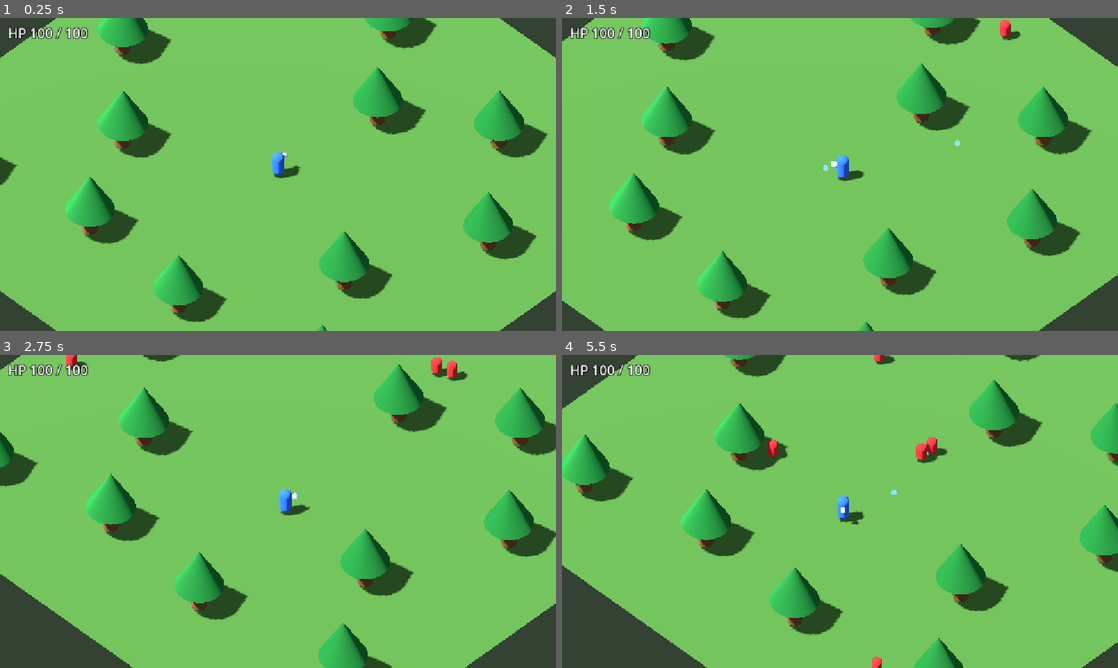
Above: before the commit, frames 1-4 (two rows, left to right).
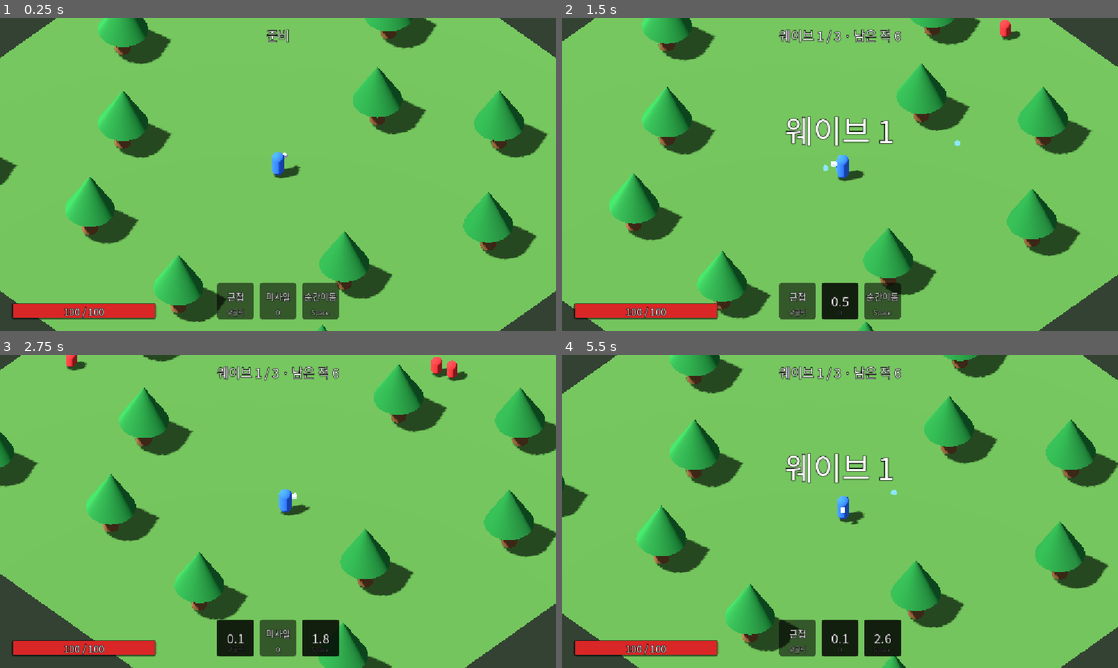
Above: after the commit, the same moments.

Repository: happymeal-studio/hades
Game: Godot game, scene res://scenes/Main.tscn
Two runs of this game, one before a commit and one after it. Both use one fixed random seed, a clock stepped at 60 frames per second and the inputs below.
Inputs (mouse positions are in pixels of both pictures, inside the frame that each line leads up to):
- Up to frame 1 (0.25 s): no input
- Up to frame 2 (1.5 s): tap Enter at 0.5 s; move the mouse to (962, 158) at 0.52 s; hold D (move_right) 0.53-1.28 s; hold Right mouse button (attack_melee) 0.53-1.28 s; tap Q (cast_missile) at 0.8, 1.35 s; move the mouse to (728, 190) at 1.27 s; hold S (move_down) from 1.28 s (still down)
- Up to frame 3 (2.75 s): tap Space (teleport) at 1.55, 2.1 s; move the mouse to (333, 442) at 2.02 s; release S (move_down) at 2.03 s; hold D (move_right) from 2.03 s (still down); hold Right mouse button (attack_melee) from 2.03 s (still down)
- Up to frame 4 (5.5 s): move the mouse to (812, 574) at 2.77 s; release D (move_right) at 2.78 s; release Right mouse button (attack_melee) at 2.78 s; hold W (move_up) 2.78-3.53 s; right-click (812, 574) at 2.85 s; tap Q (cast_missile) at 3.05 s; move the mouse to (1006, 558) at 3.52 s; hold Q (cast_missile) 3.53-4.28 s; hold A (move_left) 3.53-5.03 s; tap Space (teleport) at 3.8, 5.1 s; tap R (restart) at 4.15 s; move the mouse to (673, 464) at 4.27 s; click (673, 464) at 4.35 s; right-click (673, 464) at 4.55 s; move the mouse to (867, 511) at 5.02 s; hold S (move_down) from 5.03 s (still down); hold Q (cast_missile) from 5.03 s (still down)

The runs differ from the first frame. In frame 1, 4.2% of the frame differs, in the area x 1-61%, y 2-97%; in frame 2, 5.4%; in frame 3, 4.5%; in frame 4, 33%, in the area x 0-100%, y 0-100%.

Commit message:
7단계: HUD와 결과 화면
- 체력 바, 스킬 쿨다운 3칸, 웨이브 표시, 웨이브 시작 안내, 피격 비네트
- 승리/패배 결과 화면(처치 수, 걸린 시간), R 키로 다시 시작
- 한글은 시스템 폰트로 표시, HUD는 플레이어·WaveManager 신호만 듣도록 skill_used 신호 추가
- 확인용 임시 체력 표시 DebugHud 삭제

Co-Authored-By: Claude Opus 5.5 <noreply@anthropic.com>

Diff:
--- /dev/null
+++ b/scenes/HUD.tscn
@@ -0,0 +1,6 @@
+[gd_scene load_steps=2 format=3]
+
+[ext_resource type="Script" path="res://scripts/HUD.gd" id="1_hud"]
+
+[node name="HUD" type="CanvasLayer"]
+script = ExtResource("1_hud")
--- a/scenes/Main.tscn
+++ b/scenes/Main.tscn
@@ -5,7 +5,7 @@
 [ext_resource type="Script" path="res://scripts/CameraRig.gd" id="3_camera_rig"]
 [ext_resource type="Script" path="res://scripts/GroundRing.gd" id="4_ground_ring"]
 [ext_resource type="PackedScene" path="res://scenes/MeleeEnemy.tscn" id="5_melee"]
-[ext_resource type="Script" path="res://scripts/DebugHud.gd" id="6_debug_hud"]
+[ext_resource type="PackedScene" path="res://scenes/HUD.tscn" id="6_hud"]
 [ext_resource type="PackedScene" path="res://scenes/MagicMissile.tscn" id="7_missile"]
 [ext_resource type="Script" path="res://scripts/ShaderPrewarm.gd" id="8_prewarm"]
 [ext_resource type="PackedScene" path="res://scenes/RangedEnemy.tscn" id="9_ranged"]
@@ -236,5 +236,5 @@
 script = ExtResource("8_prewarm")
 scenes = Array[PackedScene]([ExtResource("7_missile"), ExtResource("11_arrow"), ExtResource("5_melee"), ExtResource("9_ranged"), ExtResource("10_brute")])
 
-[node name="DebugHud" type="CanvasLayer" parent="."]
-script = ExtResource("6_debug_hud")
+[node name="HUD" parent="." node_paths=PackedStringArray("wave_manager") instance=ExtResource("6_hud")]
+wave_manager = NodePath("../WaveManager")
--- a/scripts/DebugHud.gd
+++ /dev/null
@@ -1,21 +0,0 @@
-extends CanvasLayer
-## 3단계 확인용 임시 체력 표시. 7단계에서 HUD를 만들면 지운다.
-
-var _label: Label
-
-
-func _ready() -> void:
-	_label = Label.new()
-	_label.position = Vector2(16, 12)
-	_label.add_theme_font_size_override("font_size", 28)
-	_label.add_theme_color_override("font_outline_color", Color.BLACK)
-	_label.add_theme_constant_override("outline_size", 6)
-	add_child(_label)
-	var player = get_tree().get_first_node_in_group("player")
-	player.health_changed.connect(_on_health_changed)
-	player.died.connect(func(): _label.text += "  (쓰러짐)")
-	_on_health_changed(player.health, player.max_health)
-
-
-func _on_health_changed(current: float, maximum: float) -> void:
-	_label.text = "HP %d / %d" % [current, maximum]
--- /dev/null
+++ b/scripts/HUD.gd
@@ -0,0 +1,292 @@
+extends CanvasLayer
+## 화면 UI: 체력 바, 스킬 쿨다운 3칸, 웨이브 표시, 웨이브 안내, 피격 비네트, 결과 화면.
+## 플레이어·WaveManager의 신호만 듣는다. 결과 화면을 띄울 때만 WaveManager의 처치 수·경과 시간을 읽는다.
+
+@export var wave_manager: Node
+@export var announce_time := 1.5
+@export var vignette_time := 0.2
+## 쓰러진 뒤 / 마지막 적을 잡은 뒤 결과 화면이 뜨기까지
+@export var defeat_delay := 1.0
+@export var victory_delay := 0.6
+@export var font_names := PackedStringArray(["Apple SD Gothic Neo", "Malgun Gothic", "Noto Sans CJK KR", "NanumGothic", "sans-serif"])
+
+const SKILLS := [
+	{"id": &"melee", "name": "근접", "key": "우클릭"},
+	{"id": &"missile", "name": "미사일", "key": "Q"},
+	{"id": &"teleport", "name": "순간이동", "key": "Space"},
+]
+const SLOT_SIZE := 76.0
+const SLOT_GAP := 12.0
+const MARGIN := 24.0
+
+const VIGNETTE_SHADER := """
+shader_type canvas_item;
+uniform float intensity : hint_range(0.0, 1.0) = 0.0;
+void fragment() {
+	float edge = smoothstep(0.8, 1.45, length((UV - 0.5) * 2.0));
+	COLOR = vec4(0.85, 0.0, 0.0, edge * 0.6 * intensity);
+}
+"""
+
+var _player: Node3D
+var _root: Control
+var _health_fill: ColorRect
+var _health_label: Label
+var _wave_label: Label
+var _announce_label: Label
+var _vignette: ColorRect
+var _result: Control
+var _result_title: Label
+var _result_stats: Label
+## 스킬 id → {overlay, time_label, name_label, left}
+var _slots := {}
+var _wave_number := 0
+var _wave_count := 0
+var _announce_tween: Tween
+var _vignette_tween: Tween
+var _result_shown := false
+
+
+func _ready() -> void:
+	_player = get_tree().get_first_node_in_group("player")
+	_build()
+	_player.health_changed.connect(_on_health_changed)
+	_player.died.connect(_on_player_died)
+	_player.skill_used.connect(_on_skill_used)
+	wave_manager.wave_started.connect(_on_wave_started)
+	wave_manager.remaining_changed.connect(_on_remaining_changed)
+	wave_manager.all_waves_cleared.connect(_on_all_waves_cleared)
+	_set_health(_player.health, _player.max_health)
+
+
+func _process(delta: float) -> void:
+	if Input.is_action_just_pressed("restart"):
+		get_tree().reload_current_scene()
+		return
+	for id in _slots:
+		var slot: Dictionary = _slots[id]
+		if slot.left <= 0.0:
+			continue
+		slot.left = maxf(slot.left - delta, 0.0)
+		slot.overlay.visible = slot.left > 0.0
+		slot.time_label.visible = slot.left > 0.0
+		slot.name_label.visible = slot.left <= 0.0
+		slot.time_label.text = "%.1f" % slot.left
+
+
+# --- 신호 --------------------------------------------------------------
+
+func _on_health_changed(current: float, maximum: float) -> void:
+	_set_health(current, maximum)
+	_flash_vignette()
+
+
+func _on_skill_used(skill: StringName, cooldown: float) -> void:
+	if _slots.has(skill):
+		_slots[skill].left = cooldown
+		_slots[skill].name_label.visible = false
+
+
+func _on_wave_started(wave_number: int, wave_count: int) -> void:
+	_wave_number = wave_number
+	_wave_count = wave_count
+	_announce("웨이브 %d" % wave_number)
+
+
+func _on_remaining_changed(remaining: int) -> void:
+	_wave_label.text = "웨이브 %d / %d · 남은 적 %d" % [_wave_number, _wave_count, remaining]
+
+
+func _on_player_died() -> void:
+	await get_tree().create_timer(defeat_delay).timeout
+	_show_result("쓰러졌다…")
+
+
+func _on_all_waves_cleared() -> void:
+	await get_tree().create_timer(victory_delay).timeout
+	_show_result("승리!")
+
+
+# --- 표시 --------------------------------------------------------------
+
+func _set_health(current: float, maximum: float) -> void:
+	_health_fill.set_anchor(SIDE_RIGHT, clampf(current / maximum, 0.0, 1.0), true)
+	_health_label.text = "%d / %d" % [ceili(current), maximum]
+
+
+func _flash_vignette() -> void:
+	if _vignette_tween:
+		_vignette_tween.kill()
+	_vignette.material.set_shader_parameter("intensity", 1.0)
+	_vignette_tween = create_tween()
+	_vignette_tween.tween_method(
+		func(v: float): _vignette.material.set_shader_parameter("intensity", v), 1.0, 0.0, vignette_time)
+
+
+func _announce(text: String) -> void:
+	_announce_label.text = text
+	_announce_label.modulate.a = 1.0
+	_announce_label.visible = true
+	if _announce_tween:
+		_announce_tween.kill()
+	_announce_tween = create_tween()
+	_announce_tween.tween_interval(announce_time - 0.3)
+	_announce_tween.tween_property(_announce_label, "modulate:a", 0.0, 0.3)
+	_announce_tween.tween_callback(_announce_label.hide)
+
+
+func _show_result(title: String) -> void:
+	if _result_shown:
+		return
+	_result_shown = true
+	var seconds := int(wave_manager.elapsed)
+	_result_title.text = title
+	_result_stats.text = "처치 %d · 시간 %d:%02d" % [wave_manager.kills, seconds / 60, seconds % 60]
+	_result.visible = true
+
+
+# --- 만들기 ------------------------------------------------------------
+
+func _build() -> void:
+	_root = Control.new()
+	_root.set_anchors_and_offsets_preset(Control.PRESET_FULL_RECT)
+	_root.theme = _make_theme()
+	add_child(_root)
+
+	_vignette = ColorRect.new()
+	_vignette.set_anchors_and_offsets_preset(Control.PRESET_FULL_RECT)
+	var shader := Shader.new()
+	shader.code = VIGNETTE_SHADER
+	_vignette.material = ShaderMaterial.new()
+	_vignette.material.shader = shader
+	_root.add_child(_vignette)
+
+	_build_health_bar()
+	_build_skill_slots()
+
+	_wave_label = _make_label("준비", 26)
+	_wave_label.set_anchors_and_offsets_preset(Control.PRESET_CENTER_TOP)
+	_set_offsets(_wave_label, -300, 16, 300, 56)
+	_root.add_child(_wave_label)
+
+	_announce_label = _make_label("", 64)
+	_announce_label.set_anchors_and_offsets_preset(Control.PRESET_CENTER)
+	_set_offsets(_announce_label, -300, -140, 300, -60)
+	_announce_label.visible = false
+	_root.add_child(_announce_label)
+
+	_build_result()
+
+	for control in _root.find_children("*", "Control", true, false):
+		control.mouse_filter = Control.MOUSE_FILTER_IGNORE
+	_root.mouse_filter = Control.MOUSE_FILTER_IGNORE
+
+
+func _build_health_bar() -> void:
+	var panel := _make_panel()
+	panel.set_anchors_and_offsets_preset(Control.PRESET_BOTTOM_LEFT)
+	_set_offsets(panel, MARGIN, -MARGIN - 34, MARGIN + 300, -MARGIN)
+	_root.add_child(panel)
+
+	_health_fill = ColorRect.new()
+	_health_fill.color = Color(0.85, 0.15, 0.15)
+	_health_fill.set_anchors_and_offsets_preset(Control.PRESET_FULL_RECT)
+	_set_offsets(_health_fill, 3, 3, -3, -3)
+	panel.add_child(_health_fill)
+
+	_health_label = _make_label("", 20)
+	_health_label.set_anchors_and_offsets_preset(Control.PRESET_FULL_RECT)
+	panel.add_child(_health_label)
+
+
+func _build_skill_slots() -> void:
+	var width := SKILLS.size() * SLOT_SIZE + (SKILLS.size() - 1) * SLOT_GAP
+	for i in SKILLS.size():
+		var skill: Dictionary = SKILLS[i]
+		var slot := _make_panel()
+		slot.set_anchors_and_offsets_preset(Control.PRESET_CENTER_BOTTOM)
+		var left := -width * 0.5 + i * (SLOT_SIZE + SLOT_GAP)
+		_set_offsets(slot, left, -MARGIN - SLOT_SIZE, left + SLOT_SIZE, -MARGIN)
+		_root.add_child(slot)
+
+		var name_label := _make_label(skill.name, 18)
+		name_label.set_anchors_and_offsets_preset(Control.PRESET_FULL_RECT)
+		_set_offsets(name_label, 0, 6, 0, -22)
+		slot.add_child(name_label)
+
+		var key_label := _make_label(skill.key, 13)
+		key_label.modulate = Color(1, 1, 1, 0.7)
+		key_label.set_anchors_and_offsets_preset(Control.PRESET_FULL_RECT)
+		_set_offsets(key_label, 0, SLOT_SIZE - 26, 0, -4)
+		slot.add_child(key_label)
+
+		var overlay := ColorRect.new()
+		overlay.color = Color(0, 0, 0, 0.65)
+		overlay.set_anchors_and_offsets_preset(Control.PRESET_FULL_RECT)
+		overlay.visible = false
+		slot.add_child(overlay)
+
+		var time_label := _make_label("", 26)
+		time_label.set_anchors_and_offsets_preset(Control.PRESET_FULL_RECT)
+		time_label.visible = false
+		slot.add_child(time_label)
+
+		_slots[skill.id] = {"overlay": overlay, "time_label": time_label, "name_label": name_label, "left": 0.0}
+
+
+func _build_result() -> void:
+	_result = ColorRect.new()
+	_result.color = Color(0, 0, 0, 0.6)
+	_result.set_anchors_and_offsets_preset(Control.PRESET_FULL_RECT)
+	_result.visible = false
+	_root.add_child(_result)
+
+	var box := VBoxContainer.new()
+	box.set_anchors_and_offsets_preset(Control.PRESET_CENTER)
+	_set_offsets(box, -300, -110, 300, 110)
+	box.add_theme_constant_override("separation", 14)
+	_result.add_child(box)
+
+	_result_title = _make_label("", 64)
+	_result_stats = _make_label("", 26)
+	var hint := _make_label("R 키로 다시 시작", 22)
+	hint.modulate = Color(1, 1, 1, 0.8)
+	box.add_child(_result_title)
+	box.add_child(_result_stats)
+	box.add_child(hint)
+
+
+func _make_theme() -> Theme:
+	var font := SystemFont.new()
+	font.font_names = font_names
+	var theme := Theme.new()
+	theme.default_font = font
+	theme.default_font_size = 20
+	theme.set_color("font_outline_color", "Label", Color.BLACK)
+	theme.set_constant("outline_size", "Label", 5)
+	return theme
+
+
+func _make_label(text: String, size: int) -> Label:
+	var label := Label.new()
+	label.text = text
+	label.add_theme_font_size_override("font_size", size)
+	label.horizontal_alignment = HORIZONTAL_ALIGNMENT_CENTER
+	label.vertical_alignment = VERTICAL_ALIGNMENT_CENTER
+	return label
+
+
+func _make_panel() -> Panel:
+	var style := StyleBoxFlat.new()
+	style.bg_color = Color(0, 0, 0, 0.55)
+	style.set_corner_radius_all(6)
+	var panel := Panel.new()
+	panel.add_theme_stylebox_override("panel", style)
+	return panel
+
+
+func _set_offsets(control: Control, left: float, top: float, right: float, bottom: float) -> void:
+	control.offset_left = left
+	control.offset_top = top
+	control.offset_right = right
+	control.offset_bottom = bottom
--- a/scripts/Player.gd
+++ b/scripts/Player.gd
@@ -2,6 +2,8 @@
 
 signal health_changed(current: float, maximum: float)
 signal died
+## 스킬을 쓴 순간(HUD 쿨다운 표시용). skill은 &"melee", &"missile", &"teleport".
+signal skill_used(skill: StringName, cooldown: float)
 
 @export_group("이동")
 @export var move_speed := 5.0
@@ -111,6 +113,7 @@
 ## 커서 방향 부채꼴 안의 적 전부에게 피해 + 넉백. Area3D 없이 거리·각도만으로 판정한다.
 func melee_attack(aim: Vector3) -> void:
 	_melee_cooldown_left = melee_cooldown
+	skill_used.emit(&"melee", melee_cooldown)
 	_start_attack_pause(aim)
 	melee_fan.play()
 	var min_dot := cos(deg_to_rad(melee_angle * 0.5))
@@ -127,6 +130,7 @@
 
 func cast_missile(aim: Vector3) -> void:
 	_missile_cooldown_left = missile_cooldown
+	skill_used.emit(&"missile", missile_cooldown)
 	_start_attack_pause(aim)
 	var missile := missile_scene.instantiate()
 	projectiles.add_child(missile)
@@ -153,6 +157,7 @@
 	rotation.y = _yaw_of(offset.normalized())
 	_has_target = false
 	_teleport_cooldown_left = teleport_cooldown
+	skill_used.emit(&"teleport", teleport_cooldown)
 	_invincible_left = maxf(_invincible_left, teleport_invincible_time)
 	if teleport_from_ring:
 		teleport_from_ring.show_at(origin)
Not shown, removed: scripts/DebugHud.gd.uid
Not shown, added: scripts/HUD.gd.uid
